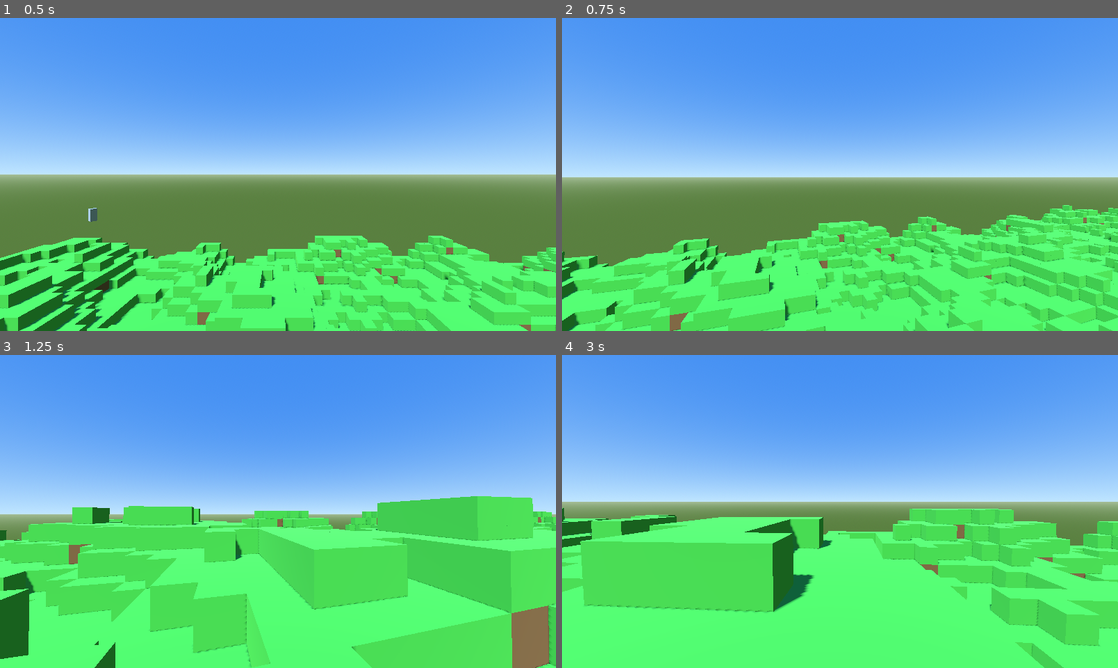
Above: before the commit, frames 1-4 (two rows, left to right).
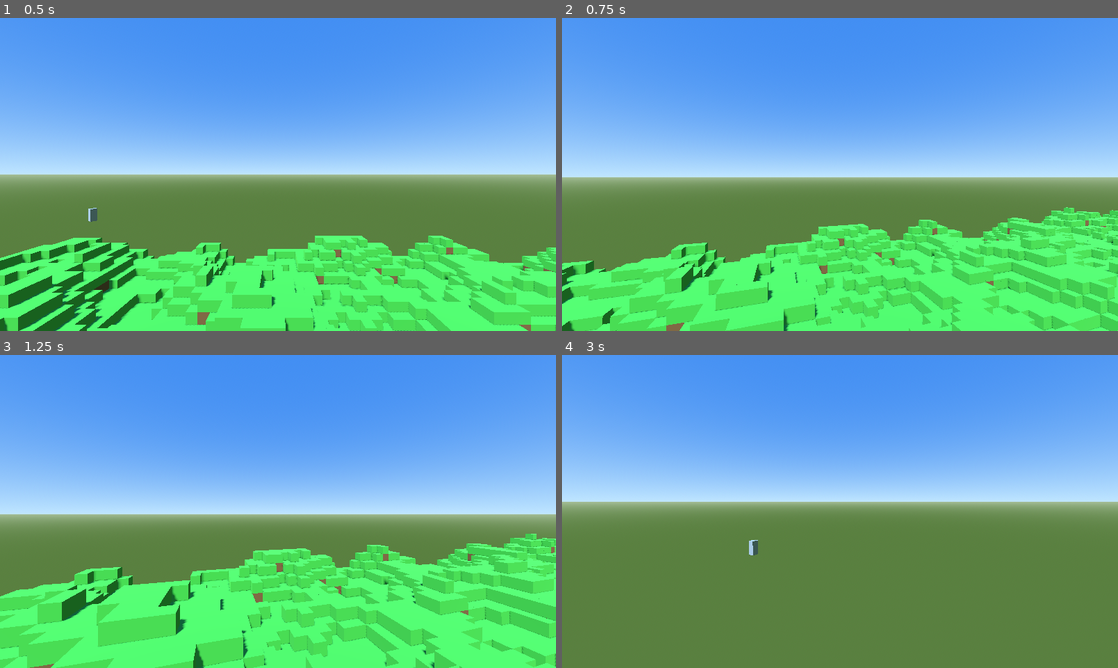
Above: after the commit, the same moments.

Repository: AnesBenRayana/Mini_Manicraft
Game: Godot game, scene res://scenes/world/World.tscn
Two runs of this game, one before a commit and one after it. Both use one fixed random seed, a clock stepped at 60 frames per second and the inputs below.
Inputs (mouse positions are in pixels of both pictures, inside the frame that each line leads up to):
- Up to frame 1 (0.5 s): no input
- Up to frame 2 (0.75 s): tap Enter at 0.5 s; move the mouse to (867, 174) at 0.52 s; hold W from 0.53 s (still down); hold Ctrl from 0.53 s (still down); tap F at 0.6 s
- Up to frame 3 (1.25 s): keep holding W; keep holding Ctrl; tap Space at 0.77, 1.07 s
- Up to frame 4 (3 s): keep holding W; move the mouse to (812, 511) at 1.27 s; release Ctrl at 1.28 s; tap Ctrl at 1.35 s; tap Space at 1.52, 1.82, 2.3, 2.85 s; tap Shift at 1.55 s; move the mouse to (851, 505) at 2.02 s; hold Shift 2.03-2.78 s; move the mouse to (834, 517) at 2.77 s

Frame 1 is identical in both runs. In frame 2, 15% of the frame differs, in the area x 0-100%, y 59-100%; in frame 3, 35%; in frame 4, 47%, in the area x 0-100%, y 48-100%.

Commit message:
add flying mode

Diff:
--- a/scripts/player/player.gd
+++ b/scripts/player/player.gd
@@ -6,6 +6,7 @@
 
 const WALK_SPEED := 5.0
 const RUN_SPEED := 8.0
+const FLY_SPEED := 10.0
 const JUMP_VELOCITY := 6.0
 const GRAVITY := 15.0
 
@@ -17,6 +18,12 @@
 
 var camera: Camera3D
 var camera_pitch := 0.0
+
+# =========================
+# FLY MODE
+# =========================
+
+var fly_mode := false
 
 
 func _ready() -> void:
@@ -41,16 +48,37 @@
 
 		camera.rotation.x = camera_pitch
 
-	# Escape releases the mouse
+	# Keyboard
 	if event is InputEventKey:
-		if event.pressed and event.keycode == KEY_ESCAPE:
-			Input.mouse_mode = Input.MOUSE_MODE_VISIBLE
+		if event.pressed and not event.echo:
+
+			# Escape releases the mouse
+			if event.keycode == KEY_ESCAPE:
+				Input.mouse_mode = Input.MOUSE_MODE_VISIBLE
+
+			# F activates/deactivates Fly Mode
+			if event.keycode == KEY_F:
+				fly_mode = not fly_mode
+
+				if fly_mode:
+					print("FLY MODE: ON")
+				else:
+					print("FLY MODE: OFF")
 
 
 func _physics_process(delta: float) -> void:
 
 	# =========================
-	# GRAVITY
+	# FLY MODE
+	# =========================
+
+	if fly_mode:
+		_process_fly_mode()
+		return
+
+
+	# =========================
+	# NORMAL GRAVITY
 	# =========================
 
 	if not is_on_floor():
@@ -97,7 +125,6 @@
 	if direction.length() > 0.0:
 		direction = direction.normalized()
 
-		# Follow player's rotation
 		direction = transform.basis * direction
 		direction.y = 0.0
 		direction = direction.normalized()
@@ -111,7 +138,6 @@
 
 	if Input.is_physical_key_pressed(KEY_SHIFT):
 		current_speed = RUN_SPEED
-
 
 	velocity.x = direction.x * current_speed
 	velocity.z = direction.z * current_speed
@@ -128,3 +154,47 @@
 	# =========================
 
 	move_and_slide()
+
+
+# =========================================================
+# FLY MODE MOVEMENT
+# =========================================================
+
+func _process_fly_mode() -> void:
+
+	var direction := Vector3.ZERO
+
+	# Forward / backward
+	if Input.is_physical_key_pressed(KEY_W):
+		direction -= transform.basis.z
+
+	if Input.is_physical_key_pressed(KEY_S):
+		direction += transform.basis.z
+
+	# Left / right
+	if Input.is_physical_key_pressed(KEY_A):
+		direction -= transform.basis.x
+
+	if Input.is_physical_key_pressed(KEY_D):
+		direction += transform.basis.x
+
+	# Up
+	if Input.is_physical_key_pressed(KEY_SPACE):
+		direction += Vector3.UP
+
+	# Down
+	if Input.is_physical_key_pressed(KEY_CTRL):
+		direction -= Vector3.UP
+
+	if direction.length() > 0.0:
+		direction = direction.normalized()
+
+	var current_speed := FLY_SPEED
+
+	# Shift = faster flying
+	if Input.is_physical_key_pressed(KEY_SHIFT):
+		current_speed = FLY_SPEED * 2.0
+
+	velocity = direction * current_speed
+
+	move_and_slide()
